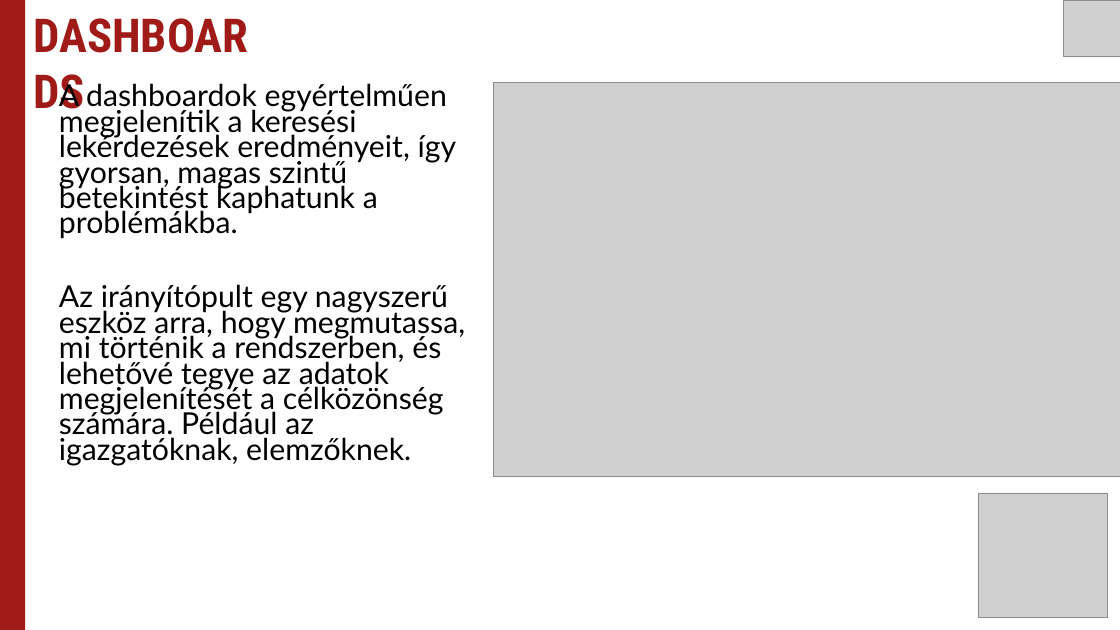
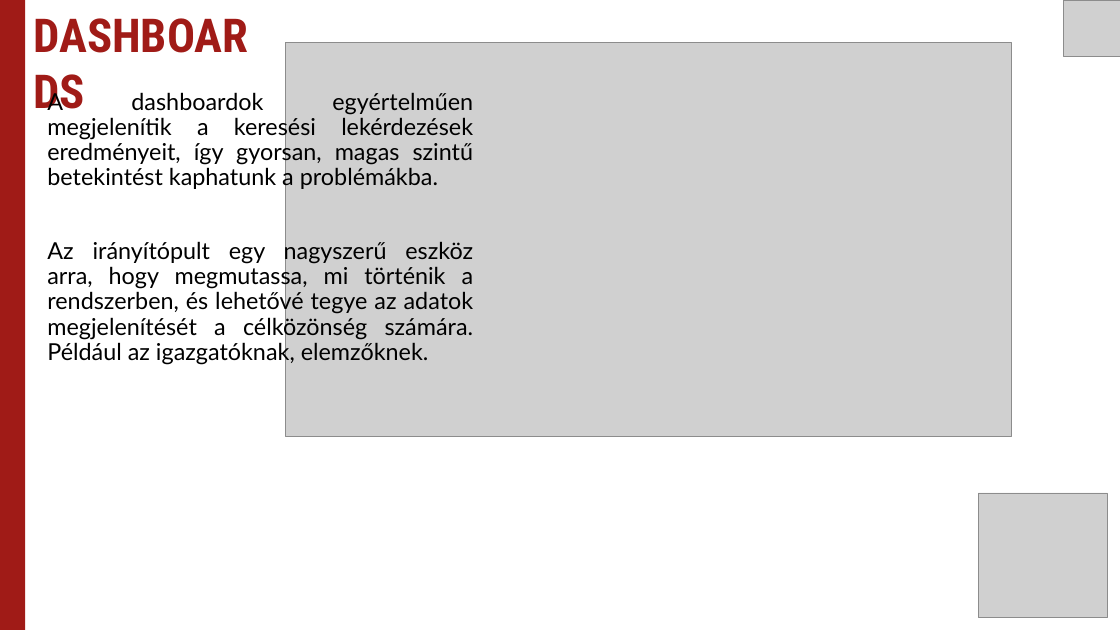
Before and after one commit to Uni-Sopron/temalabor-o21-I-NEW-Centralized-log-server, a slide deck: slide 26 of Témalabor - Centralized log server.pptx. Drawn at 1120x630 pixels with LibreOffice and Linux fonts; fonts in the diff are those of the drawing; grey boxes stand for pictures. Boxes give left, top, right and bottom in pixels: in the first picture for what was removed or moved away, otherwise in the second. Text is boxed around its words. In the diff, an @@ line names an element or a change of style, - is before the commit and + after.

```diff
--- a/Témalabor - Centralized log server.pptx
+++ b/Témalabor - Centralized log server.pptx
@@ picture: place and size @@
-picture at bbox=[493, 82, 1120, 476]
+picture at bbox=[286, 42, 1012, 436]
@@ text "A dashboardok egyértelműen megjelenítik a ...": place and size @@
-text "A dashboardok egyértelműen megjelenítik a ..." at bbox=[59, 80, 465, 466]
+text "A dashboardok egyértelműen megjelenítik a ..." at bbox=[47, 89, 474, 365]
@@ text "A dashboardok egyértelműen megjelenítik a ..." at bbox=[47, 89, 474, 365]: size 25.9 to 20 pt; alignment left to justified; line spacing 0.7 to 0.9 @@
```
Also in this commit, not shown: 3 other slides changed.
